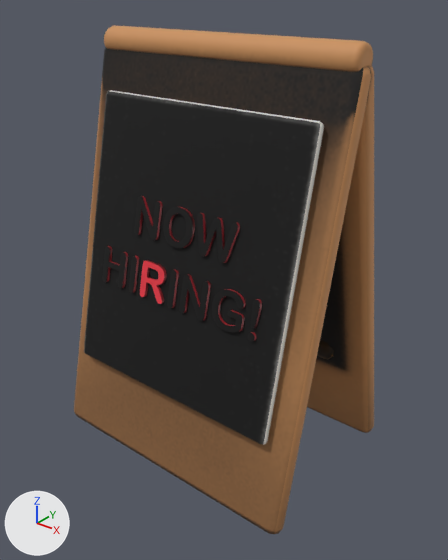
An edit to the glTF model client/public/models/now_hiring_sign.glb, drawn before and after from the same camera.
Both versions are drawn from a 50 mm camera at (0.8, -0.991, 1.023) aimed at (0.019, -0.015, 0.417). Every picture has the same lights, and +X, +Y and +Z are marked at lower left. The first picture is the older version. Vertices at exactly the same position are counted once.

In view in the first picture: 'now_hiring_sign'.
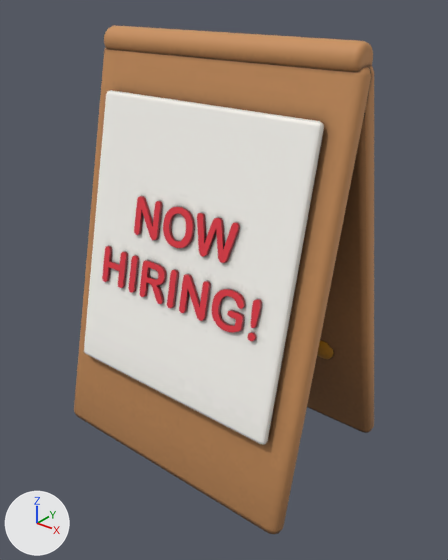
What differs and where, as boxes (x1, y1, x2, y2) in the pictures (448 x 560 px):
```json
{"part": 1, "of": "me_now_hiring_sign", "change": "surface changed", "before": [74, 47, 372, 534], "after": [74, 47, 372, 534], "on screen": "lighter"}
```

The change, as JSON lines over the scene's bpy script:
```json
{"block": "me_now_hiring_sign", "where": "me_now_hiring_sign.from_pydata(...)  # 2388 vertices, 4676 faces; spans x -0.32..0.32, y -0.224..0.224, z -0.001..0.931"}
{"block": "me_now_hiring_sign", "where": "# used by ob_now_hiring_sign; location = (0.0, 0.0, 0.0)"}
{"block": "me_now_hiring_sign", "change": "me_now_hiring_sign part 1: 3850 kept faces spanning x -0.314..0.314, y -0.224..0.224, z -0.001..0.931 get new texture (UV) coordinates"}
```
